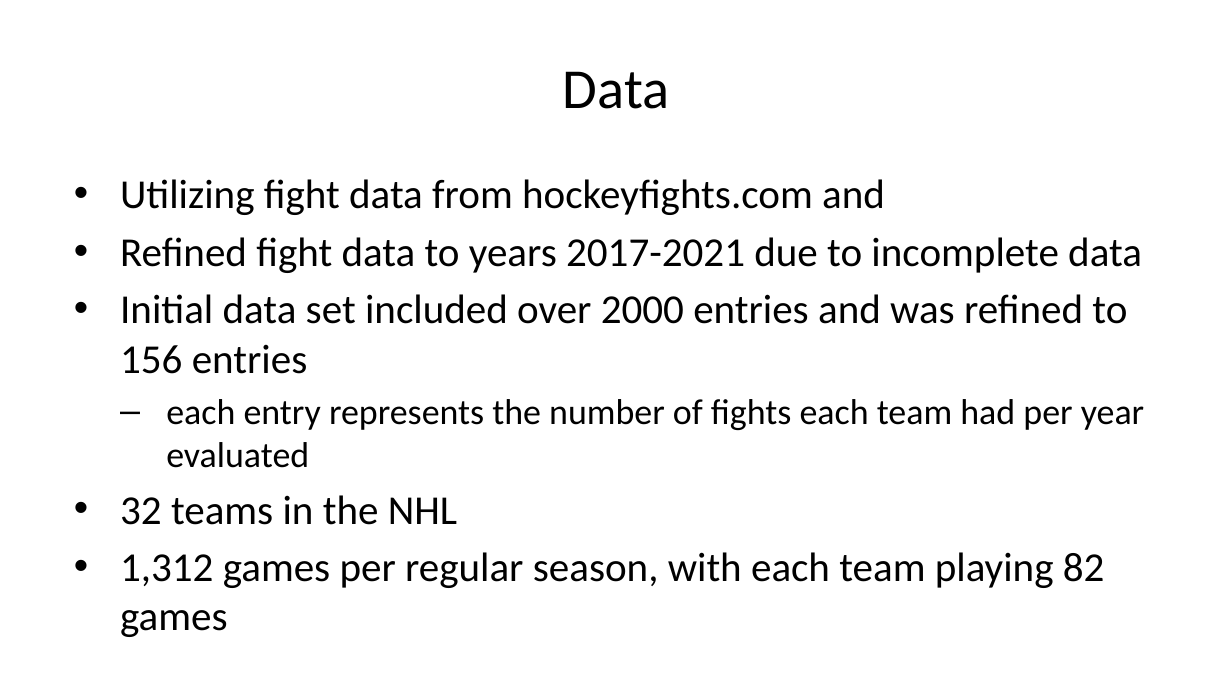
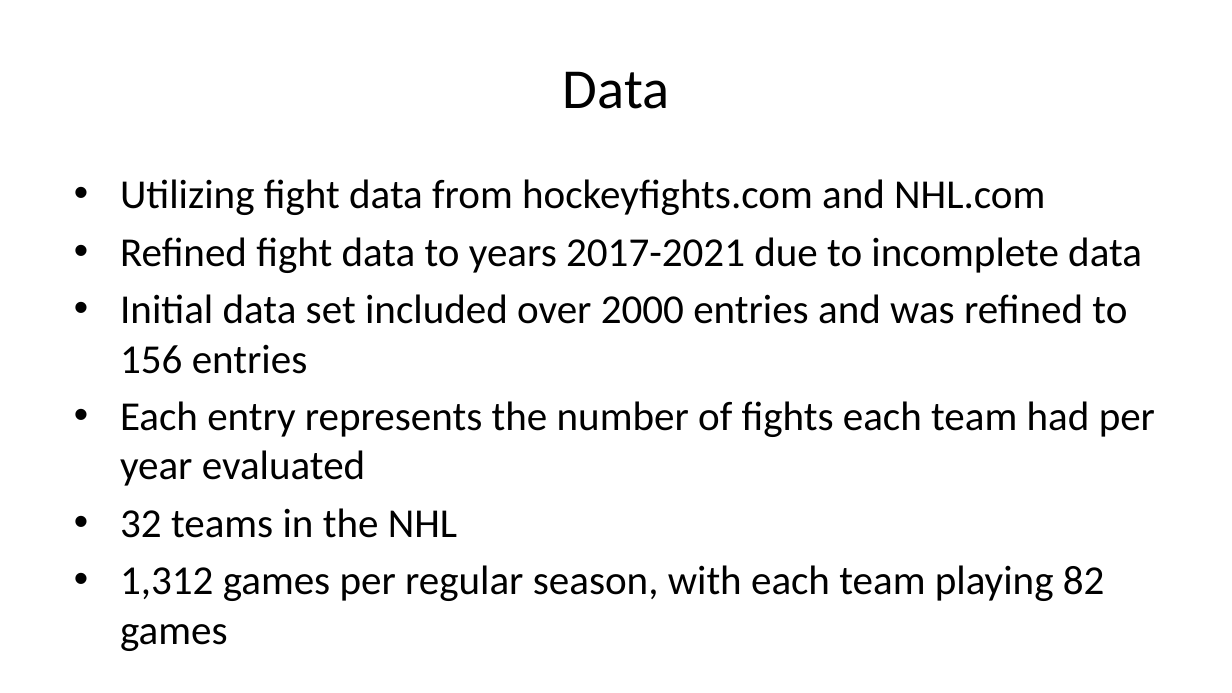
Before and after one commit to jason-nero/project-1, a slide deck: slide 4 of TermProject_Presentationv3.pptx. Drawn at 1232x693 pixels with LibreOffice and Linux fonts; fonts in the diff are those of the drawing. Boxes give left, top, right and bottom in pixels: in the first picture for what was removed or moved away, otherwise in the second. Text is boxed around its words. In the diff, an @@ line names an element or a change of style, - is before the commit and + after.

```diff
--- a/TermProject_Presentationv3.pptx
+++ b/TermProject_Presentationv3.pptx
@@ text at <box>120,179,1045,215</box>: text changed @@
-• Utilizing fight data from hockeyfights.com and
+• Utilizing fight data from hockeyfights.com and NHL.com
@@ text at <box>120,401,1155,486</box>: text changed; size 21 to 24 pt @@
-  – each entry represents the number of fights each team had per year evaluated
+• Each entry represents the number of fights each team had per year evaluated
```
Also in this commit, not shown: 6 other slides changed, 2 slides added, 2 slides removed, 1 other file.
